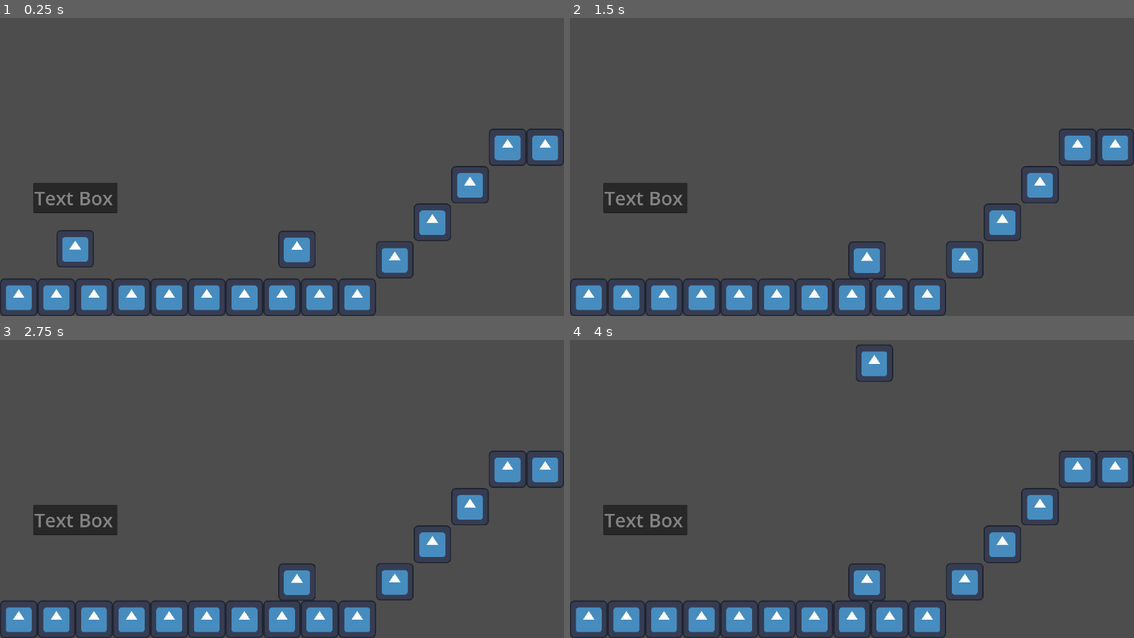
Above: before the commit, frames 1-4 (two rows, left to right).
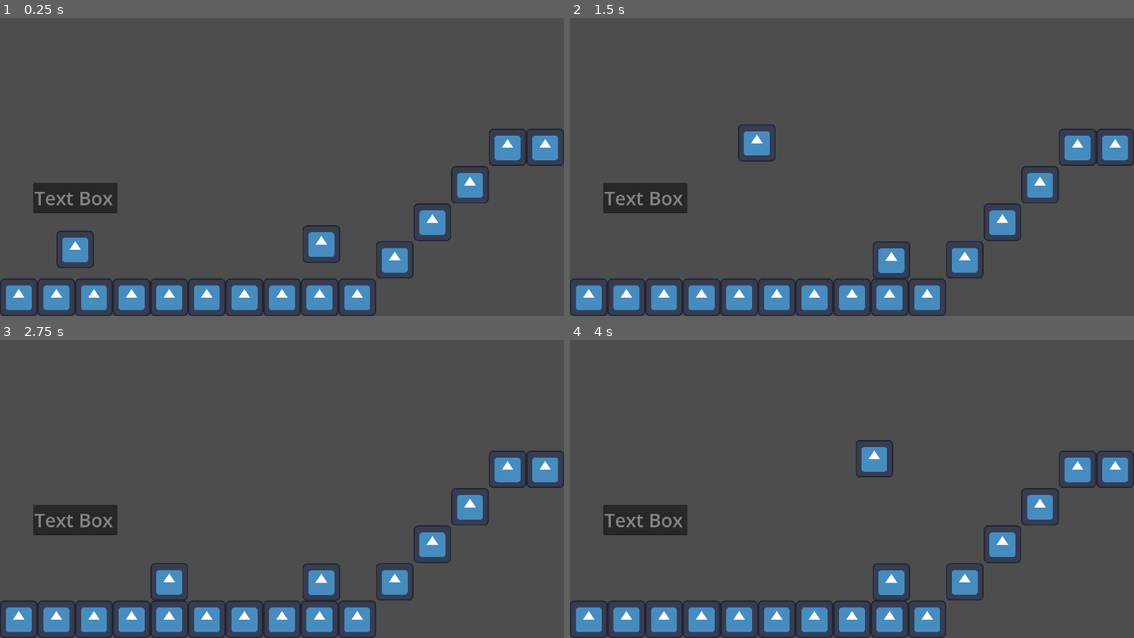
Above: after the commit, the same moments.

Repository: Shadow-Diamond/Platformer
Game: Godot game, scene res://Level-Scenes/Tutorial.tscn
Two runs of this game, one before a commit and one after it. Both use one fixed random seed, a clock stepped at 60 frames per second and the inputs below. The project has no main scene, so this scene is started directly. The engine's default icon, where the game draws it, is replaced by a stand-in: a white triangle on a blue panel in a dark square.
Inputs:
- Up to frame 1 (0.25 s): no input
- Up to frame 2 (1.5 s): hold D (Right) from 0.53 s (still down); tap W (Up) at 0.77 s
- Up to frame 3 (2.75 s): tap W (Up) at 1.52 s; release D (Right) at 2.03 s; hold A (Left) from 2.03 s (still down)
- Up to frame 4 (4 s): release A (Left) at 2.78 s; hold D (Right) from 2.78 s (still down); tap W (Up) at 3.02, 3.77 s

The runs differ from the first frame. In frame 1, 1.0% of the frame differs, in the area x 10-61%, y 69-84%; in frame 2, 1.4%; in frame 3, 1.4%; in frame 4, 1.8%, in the area x 49-61%, y 1-88%.

Commit message:
made player signals and fixed collisions

Diff:
--- a/Character-Scenes/Player.tscn
+++ b/Character-Scenes/Player.tscn
@@ -22,10 +22,11 @@
 size = Vector2(128, 128)
 
 [node name="Player" type="CharacterBody2D" groups=["PlayerChar"]]
-collision_mask = 3
+collision_mask = 5
 script = ExtResource("1_0ipoa")
 Speed = 400.0
 Jump_Velocity = 900.0
+kill_bounce_decrease = 2
 
 [node name="AnimatedSprite2D" type="AnimatedSprite2D" parent="."]
 sprite_frames = SubResource("SpriteFrames_7bgj6")
--- a/Character-Scenes/Stationary-Enemy.tscn
+++ b/Character-Scenes/Stationary-Enemy.tscn
@@ -6,9 +6,12 @@
 [sub_resource type="RectangleShape2D" id="RectangleShape2D_cmr0m"]
 size = Vector2(128, 127)
 
+[sub_resource type="RectangleShape2D" id="RectangleShape2D_p64vs"]
+size = Vector2(50, 8)
+
 [node name="Stationary-Enemy" type="CharacterBody2D" groups=["EnemyChar"]]
 collision_layer = 2
-collision_mask = 3
+collision_mask = 4
 script = ExtResource("1_b71pv")
 
 [node name="Sprite2D" type="Sprite2D" parent="."]
@@ -18,10 +21,26 @@
 position = Vector2(0, -0.5)
 shape = SubResource("RectangleShape2D_cmr0m")
 
-[node name="Area2D" type="Area2D" parent="."]
+[node name="kill_box" type="Area2D" parent="."]
+collision_layer = 2
+collision_mask = 3
 
-[node name="PlayerCollisionArea" type="CollisionShape2D" parent="Area2D"]
+[node name="PlayerCollisionArea" type="CollisionShape2D" parent="kill_box"]
 position = Vector2(0, -0.5)
 shape = SubResource("RectangleShape2D_cmr0m")
 
-[connection signal="body_entered" from="Area2D" to="." method="_on_area_2d_body_entered"]
+[node name="death_box" type="Area2D" parent="."]
+collision_layer = 2
+collision_mask = 3
+
+[node name="CollisionShape2D" type="CollisionShape2D" parent="death_box"]
+position = Vector2(0, -68)
+shape = SubResource("RectangleShape2D_p64vs")
+
+[node name="death_timer" type="Timer" parent="."]
+wait_time = 0.5
+one_shot = true
+
+[connection signal="body_entered" from="kill_box" to="." method="_on_kill_box_body_entered"]
+[connection signal="body_entered" from="death_box" to="." method="_on_death_box_body_entered"]
+[connection signal="timeout" from="death_timer" to="." method="_on_death_timer_timeout"]
--- a/Level-Scenes/Tutorial.tscn
+++ b/Level-Scenes/Tutorial.tscn
@@ -1,12 +1,10 @@
-[gd_scene load_steps=5 format=4 uid="uid://d0q5wqqade5qg"]
+[gd_scene load_steps=4 format=4 uid="uid://d0q5wqqade5qg"]
 
-[ext_resource type="Script" uid="uid://cbad8ade1qqaa" path="res://Scripts/LevelController.gd" id="1_eipfp"]
 [ext_resource type="PackedScene" uid="uid://ir14n1jx3qm8" path="res://Character-Scenes/Player.tscn" id="1_rr58k"]
 [ext_resource type="PackedScene" uid="uid://dsm7nf1e7xnrp" path="res://TileMaps/TempGround.tscn" id="2_yi76w"]
 [ext_resource type="PackedScene" uid="uid://dpopc56aigxfc" path="res://Character-Scenes/Stationary-Enemy.tscn" id="3_w1ktb"]
 
 [node name="Tutorial" type="Node2D"]
-script = ExtResource("1_eipfp")
 
 [node name="Control" type="Control" parent="."]
 layout_mode = 3
@@ -37,11 +35,7 @@
 [node name="Camera2D" type="Camera2D" parent="."]
 position = Vector2(704, -284)
 
+[node name="Player" parent="." instance=ExtResource("1_rr58k")]
+
 [node name="Stationary-Enemy" parent="." instance=ExtResource("3_w1ktb")]
-position = Vector2(755, 0)
-collision_mask = 2
-
-[node name="Player" parent="." instance=ExtResource("1_rr58k")]
-position = Vector2(0, -2)
-collision_mask = 1
-Jump_Velocity = 1800.0
+position = Vector2(838, -18)
--- a/Scripts/LevelController.gd
+++ /dev/null
@@ -1,12 +0,0 @@
-extends Node
-
-signal playerDamage
-
-var player
-
-func _ready():
-	player = get_node("Player")
-	connect("hitPlayer", _player_damaged.bind())
-
-func _player_damaged():
-	playerDamage.emit()
--- a/Scripts/PlayerMovement.gd
+++ b/Scripts/PlayerMovement.gd
@@ -2,11 +2,17 @@
 
 @export var Speed : float
 @export var Jump_Velocity : float
+@export var kill_bounce_decrease: int
+
 var dead = false
 var health = 1
 
+signal hit_player
+signal kill_bounce
+
 func _ready() -> void:
-	connect("hitPlayer", takeDmg.bind())
+	connect("hit_player", Callable(self, "_on_hit_player"))
+	connect("kill_bounce", Callable(self, "_on_kill_bounce"))
 
 func _physics_process(delta: float) -> void:
 
@@ -31,15 +37,16 @@
 
 	move_and_slide()
 
-func takeDmg():
-	print("Signal Received")
+func _on_hit_player():
+	print("Damage signal received")
 	match(health):
 		1:
-			death()
+			dead = true
+			health -= 1
 		2:
 			health -= 1
 		3:
 			health -= 1
 
-func death():
-	dead = true
+func _on_kill_bounce():
+	velocity.y = -Jump_Velocity/kill_bounce_decrease
--- a/Scripts/stationary_enemy.gd
+++ b/Scripts/stationary_enemy.gd
@@ -1,6 +1,9 @@
 extends CharacterBody2D
 
-signal hitPlayer
+# Player Character
+@onready var player: CharacterBody2D = $"../Player"
+@onready var kill_box: Area2D = $kill_box
+@onready var death_timer: Timer = $death_timer
 
 func _physics_process(delta: float) -> void:
 	# Add the gravity.
@@ -10,6 +13,21 @@
 	move_and_slide()
 
 
-func _on_area_2d_body_entered(body: Node2D) -> void:
-	if (body.get_parent().is_in_group("PlayerChar") or body.is_in_group("PlayerChar")):
-		hitPlayer.emit()
+func _on_kill_box_body_entered(body: CharacterBody2D) -> void:
+	if body == player:
+		print("Enemy damage player signal")
+		player.emit_signal("hit_player")
+
+var timer_started: bool = false
+func _on_death_box_body_entered(body: CharacterBody2D) -> void:
+	if body == player:
+		print("Player killed enemy")
+		kill_box.queue_free()
+		player.emit_signal("kill_bounce")
+		if (!timer_started):
+			death_timer.start()
+			timer_started = true
+
+
+func _on_death_timer_timeout() -> void:
+	self.queue_free()
--- a/TileMaps/TempGround.tscn
+++ b/TileMaps/TempGround.tscn
@@ -10,7 +10,8 @@
 
 [sub_resource type="TileSet" id="TileSet_ydgnk"]
 tile_size = Vector2i(128, 128)
-physics_layer_0/collision_layer = 3
+physics_layer_0/collision_layer = 4
+physics_layer_0/collision_mask = 4
 sources/0 = SubResource("TileSetAtlasSource_ssqrc")
 
 [node name="TemporaryGround" type="TileMapLayer"]
--- a/project.godot
+++ b/project.godot
@@ -47,6 +47,7 @@
 
 2d_physics/layer_1="Player"
 2d_physics/layer_2="Enemies"
+2d_physics/layer_3="Terrain"
 
 [rendering]
 
Not shown: 1 places in Character-Scenes/Stationary-Enemy.tscn that only renumber resources
Not shown, removed: Scripts/LevelController.gd.uid
